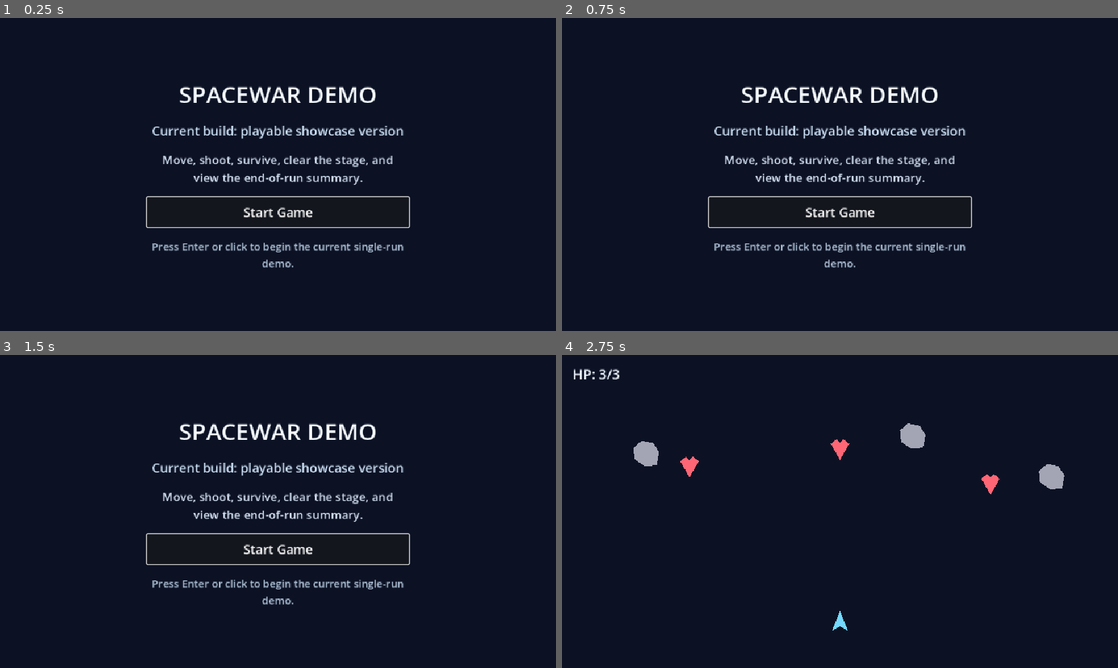
Above: before the commit, frames 1-4 (two rows, left to right).
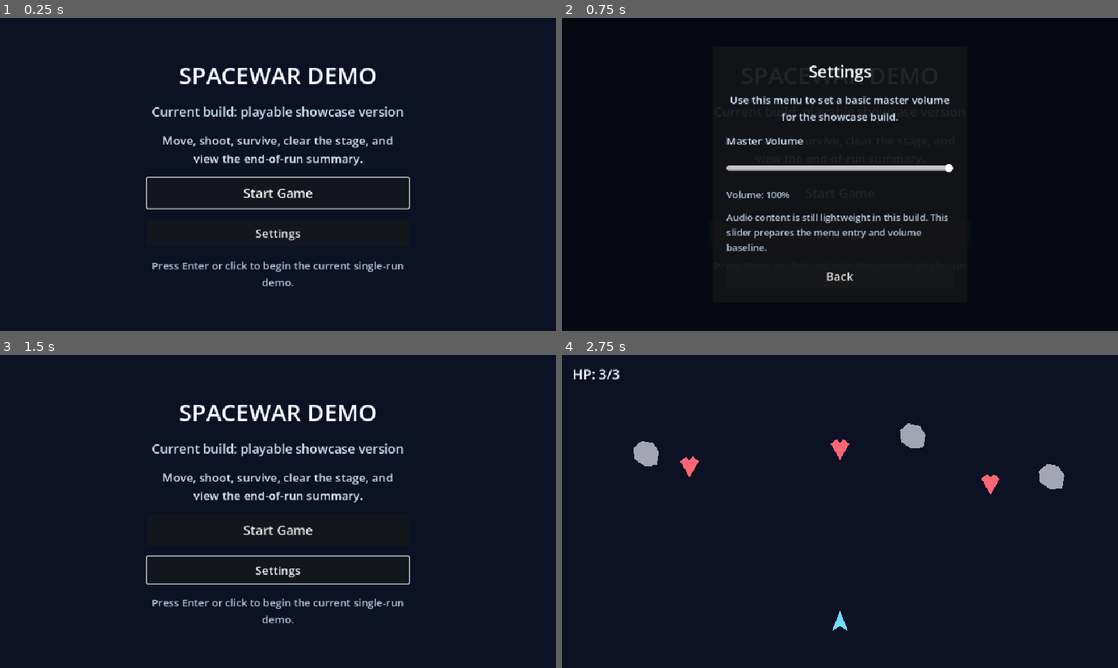
Above: after the commit, the same moments.

Repository: Drew-Z/game-next-spacewar
Game: Godot game, scene res://scenes/main_menu.tscn
Same seed, same stepped clock (60 frames per second), same inputs: the game is played once before the commit and once after it.
Inputs (mouse positions are in pixels of both pictures, inside the frame that each line leads up to):
- Up to frame 1 (0.25 s): no input
- Up to frame 2 (0.75 s): click (840, 233) at 0.5 s, where only the run after the commit has a clickable "Settings"
- Up to frame 3 (1.5 s): click (278, 611) at 1.25 s, where only the run after the commit has a clickable "Back"
- Up to frame 4 (2.75 s): click "Start Game" at 2 s

The runs differ from the first frame. In frame 1, 7.8% of the frame differs, in the area x 26-74%, y 15-86%; in frame 2, 7.3%; in frame 3, 7.7%; in frame 4, nothing differs.

Commit message:
feat(menu): add settings entry and basic volume control

Diff:
--- a/scenes/main_menu.tscn
+++ b/scenes/main_menu.tscn
@@ -70,6 +70,12 @@
 theme_override_font_sizes/font_size = 22
 text = "Start Game"
 
+[node name="SettingsButton" type="Button" parent="MarginContainer/Content"]
+custom_minimum_size = Vector2(0, 46)
+layout_mode = 2
+theme_override_font_sizes/font_size = 20
+text = "Settings"
+
 [node name="Hint" type="Label" parent="MarginContainer/Content"]
 layout_mode = 2
 theme_override_colors/font_color = Color(0.701961, 0.776471, 0.862745, 1)
@@ -77,3 +83,86 @@
 text = "Press Enter or click to begin the current single-run demo."
 horizontal_alignment = 1
 autowrap_mode = 3
+
+[node name="SettingsLayer" type="ColorRect" parent="."]
+visible = false
+layout_mode = 1
+anchors_preset = 15
+anchor_right = 1.0
+anchor_bottom = 1.0
+grow_horizontal = 2
+grow_vertical = 2
+mouse_filter = 1
+color = Color(0.0196078, 0.027451, 0.054902, 0.82)
+
+[node name="SettingsPanel" type="PanelContainer" parent="SettingsLayer"]
+layout_mode = 1
+anchors_preset = 8
+anchor_left = 0.5
+anchor_top = 0.5
+anchor_right = 0.5
+anchor_bottom = 0.5
+offset_left = -220.0
+offset_top = -140.0
+offset_right = 220.0
+offset_bottom = 140.0
+grow_horizontal = 2
+grow_vertical = 2
+
+[node name="MarginContainer" type="MarginContainer" parent="SettingsLayer/SettingsPanel"]
+layout_mode = 2
+theme_override_constants/margin_left = 24
+theme_override_constants/margin_top = 24
+theme_override_constants/margin_right = 24
+theme_override_constants/margin_bottom = 24
+
+[node name="Content" type="VBoxContainer" parent="SettingsLayer/SettingsPanel/MarginContainer"]
+layout_mode = 2
+theme_override_constants/separation = 16
+
+[node name="Title" type="Label" parent="SettingsLayer/SettingsPanel/MarginContainer/Content"]
+layout_mode = 2
+theme_override_colors/font_color = Color(0.960784, 0.980392, 1, 1)
+theme_override_font_sizes/font_size = 28
+text = "Settings"
+horizontal_alignment = 1
+
+[node name="Description" type="Label" parent="SettingsLayer/SettingsPanel/MarginContainer/Content"]
+layout_mode = 2
+theme_override_colors/font_color = Color(0.807843, 0.886275, 0.968627, 1)
+theme_override_font_sizes/font_size = 18
+text = "Use this menu to set a basic master volume for the showcase build."
+horizontal_alignment = 1
+autowrap_mode = 3
+
+[node name="VolumeLabel" type="Label" parent="SettingsLayer/SettingsPanel/MarginContainer/Content"]
+layout_mode = 2
+theme_override_colors/font_color = Color(0.835294, 0.890196, 0.960784, 1)
+theme_override_font_sizes/font_size = 18
+text = "Master Volume"
+
+[node name="VolumeSlider" type="HSlider" parent="SettingsLayer/SettingsPanel/MarginContainer/Content"]
+custom_minimum_size = Vector2(0, 36)
+layout_mode = 2
+max_value = 1.0
+step = 0.05
+value = 1.0
+
+[node name="VolumeValue" type="Label" parent="SettingsLayer/SettingsPanel/MarginContainer/Content"]
+layout_mode = 2
+theme_override_colors/font_color = Color(0.701961, 0.776471, 0.862745, 1)
+theme_override_font_sizes/font_size = 16
+text = "Volume: 100%"
+
+[node name="Note" type="Label" parent="SettingsLayer/SettingsPanel/MarginContainer/Content"]
+layout_mode = 2
+theme_override_colors/font_color = Color(0.701961, 0.776471, 0.862745, 1)
+theme_override_font_sizes/font_size = 16
+text = "Audio content is still lightweight in this build. This slider prepares the menu entry and volume baseline."
+autowrap_mode = 3
+
+[node name="BackButton" type="Button" parent="SettingsLayer/SettingsPanel/MarginContainer/Content"]
+custom_minimum_size = Vector2(0, 44)
+layout_mode = 2
+theme_override_font_sizes/font_size = 20
+text = "Back"
--- a/scripts/main_menu.gd
+++ b/scripts/main_menu.gd
@@ -1,11 +1,52 @@
 extends Control
+
+const MIN_VOLUME_DB := -80.0
+
+@onready var start_button := $MarginContainer/Content/StartButton as Button
+@onready var settings_button := $MarginContainer/Content/SettingsButton as Button
+@onready var settings_layer := $SettingsLayer as ColorRect
+@onready var volume_slider := $SettingsLayer/SettingsPanel/MarginContainer/Content/VolumeSlider as HSlider
+@onready var volume_value_label := $SettingsLayer/SettingsPanel/MarginContainer/Content/VolumeValue as Label
+@onready var back_button := $SettingsLayer/SettingsPanel/MarginContainer/Content/BackButton as Button
 
 
 func _ready() -> void:
-	var start_button := $MarginContainer/Content/StartButton as Button
 	start_button.grab_focus()
 	start_button.pressed.connect(_on_start_button_pressed)
+	settings_button.pressed.connect(_on_settings_button_pressed)
+	back_button.pressed.connect(_on_back_button_pressed)
+	volume_slider.value_changed.connect(_on_volume_slider_value_changed)
+	_sync_volume_slider()
 
 
 func _on_start_button_pressed() -> void:
 	get_tree().change_scene_to_file("res://scenes/main.tscn")
+
+
+func _on_settings_button_pressed() -> void:
+	settings_layer.visible = true
+	volume_slider.grab_focus()
+
+
+func _on_back_button_pressed() -> void:
+	settings_layer.visible = false
+	settings_button.grab_focus()
+
+
+func _on_volume_slider_value_changed(value: float) -> void:
+	var bus_index := AudioServer.get_bus_index("Master")
+	var volume_db := MIN_VOLUME_DB if value <= 0.0 else linear_to_db(value)
+	AudioServer.set_bus_volume_db(bus_index, volume_db)
+	_update_volume_label(value)
+
+
+func _sync_volume_slider() -> void:
+	var bus_index := AudioServer.get_bus_index("Master")
+	var volume_db := AudioServer.get_bus_volume_db(bus_index)
+	var linear_volume := 0.0 if volume_db <= MIN_VOLUME_DB else db_to_linear(volume_db)
+	volume_slider.set_value_no_signal(clamp(linear_volume, 0.0, 1.0))
+	_update_volume_label(volume_slider.value)
+
+
+func _update_volume_label(value: float) -> void:
+	volume_value_label.text = "Volume: %d%%" % int(round(value * 100.0))
Not shown, changed: README.md
Not shown, changed: docs/roadmap.md
Not shown, changed: docs/task-board.md
Not shown, changed: docs/test-checklist.md
